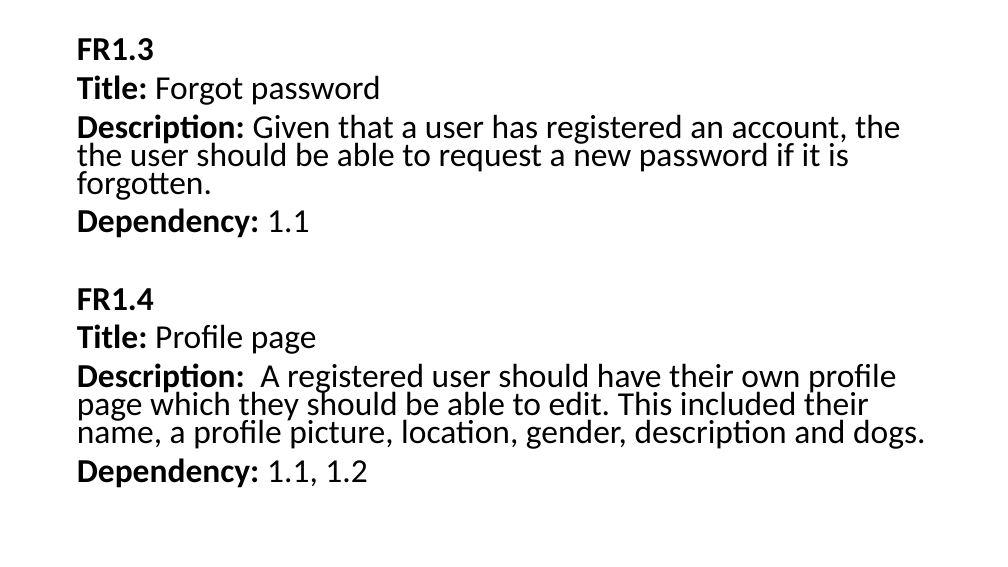
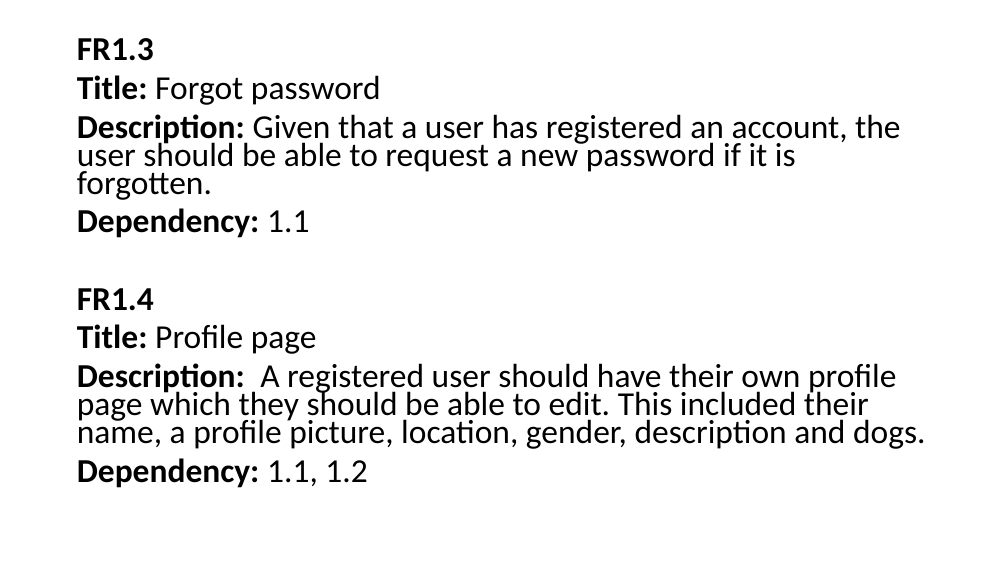
Before and after one commit to dblixt/2DV512, a slide deck: slide 10 of documentation/presentation/Internet of Dogs.pptx. Drawn at 1008x567 pixels with LibreOffice and Linux fonts; fonts in the diff are those of the drawing. Boxes give left, top, right and bottom in pixels: in the first picture for what was removed or moved away, otherwise in the second. Text is boxed around its words. In the diff, an @@ line names an element or a change of style, - is before the commit and + after.

```diff
--- a/documentation/presentation/Internet of Dogs.pptx
+++ b/documentation/presentation/Internet of Dogs.pptx
@@ text at box(77, 114, 900, 200): text changed @@
-Description: Given that a user has registered an account, the the user should be able to request a new password if it is forgotten.
+Description: Given that a user has registered an account, the user should be able to request a new password if it is forgotten.
```
Also in this commit, not shown: 2 other slides changed.
